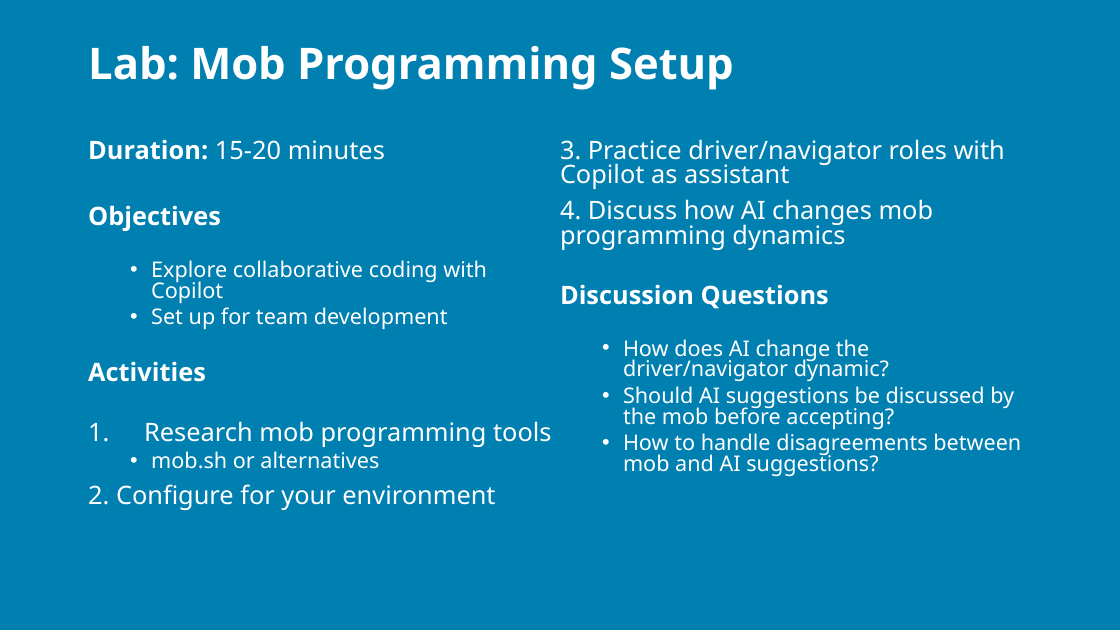
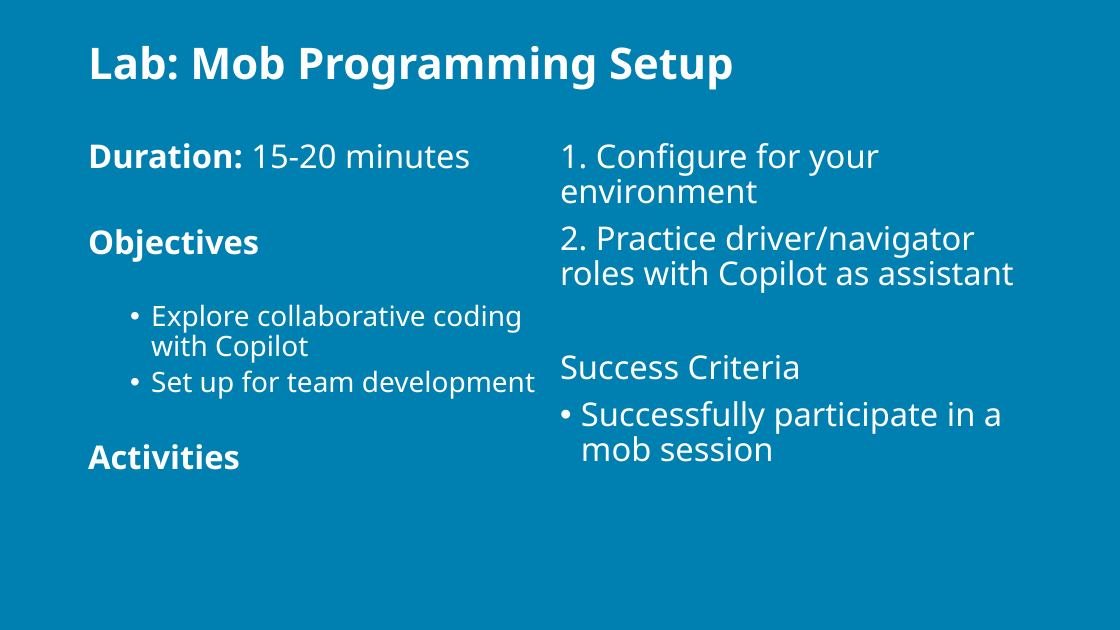
Before and after one commit to j0hnnymiller/AI-Assisted-Software-Development, a slide deck: slide 67 of Slides/AIASD-Fundementals-slides.pptx (slide 61 before the commit). Drawn at 1120x630 pixels with LibreOffice and Linux fonts; fonts in the diff are those of the drawing; background and template pictures are left out. Boxes give left, top, right and bottom in pixels: in the first picture for what was removed or moved away, otherwise in the second. Text is boxed around its words. In the diff, an @@ line names an element or a change of style, - is before the commit and + after.

```diff
--- a/Slides/AIASD-Fundementals-slides.pptx
+++ b/Slides/AIASD-Fundementals-slides.pptx
@@ text at box(88, 143, 470, 262): size 16.3 to 21 pt in "Duration: 15-20 minutes", "Objectives", "Activities"; size 13.9 to 18 pt in "Explore collaborative coding with Copilot", "Set up for team development"; line spacing 0.8 to 0.9 @@
@@ text at box(560, 143, 1014, 462): text changed; size 16.3 to 21 pt @@
-1. Research mob programming tools
-  • mob.sh or alternatives
-2. Configure for your environment
-3. Practice driver/navigator roles with Copilot as assistant
-4. Discuss how AI changes mob programming dynamics
-Discussion Questions
-  • How does AI change the driver/navigator dynamic?
-  • Should AI suggestions be discussed by the mob before accepting?
-  • How to handle disagreements between mob and AI suggestions?
+1. Configure for your environment
+2. Practice driver/navigator roles with Copilot as assistant
+Success Criteria
+• Successfully participate in a mob session
```
Also in this commit, not shown: 34 other slides changed, 7 slides added, 1 other file.
